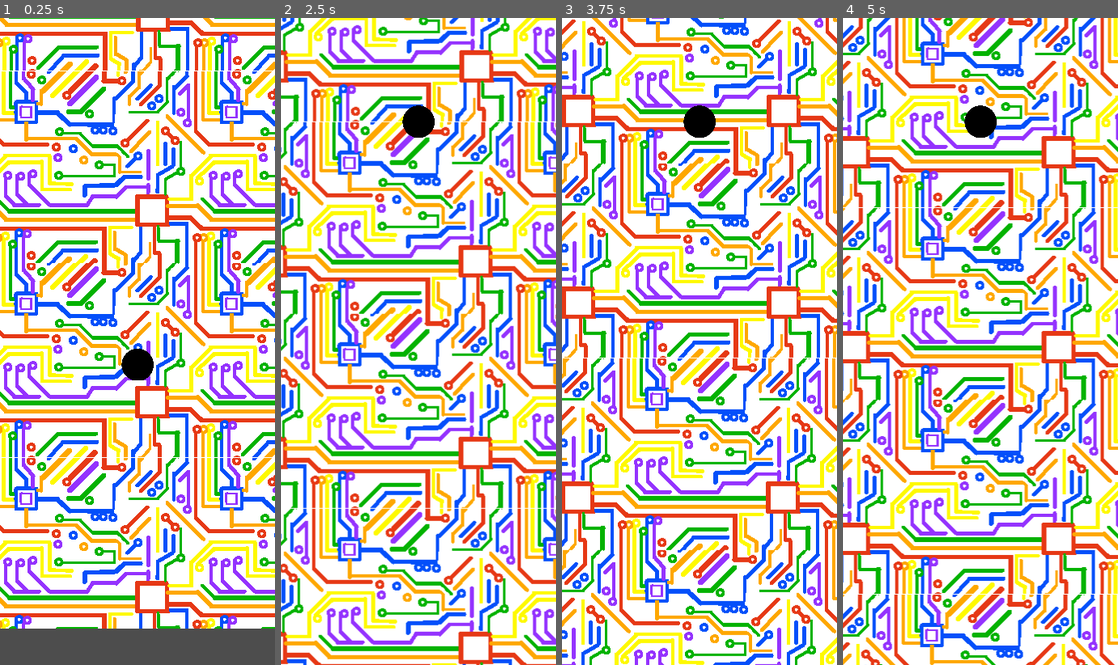
Above: before the commit, frames 1-4 (left to right).
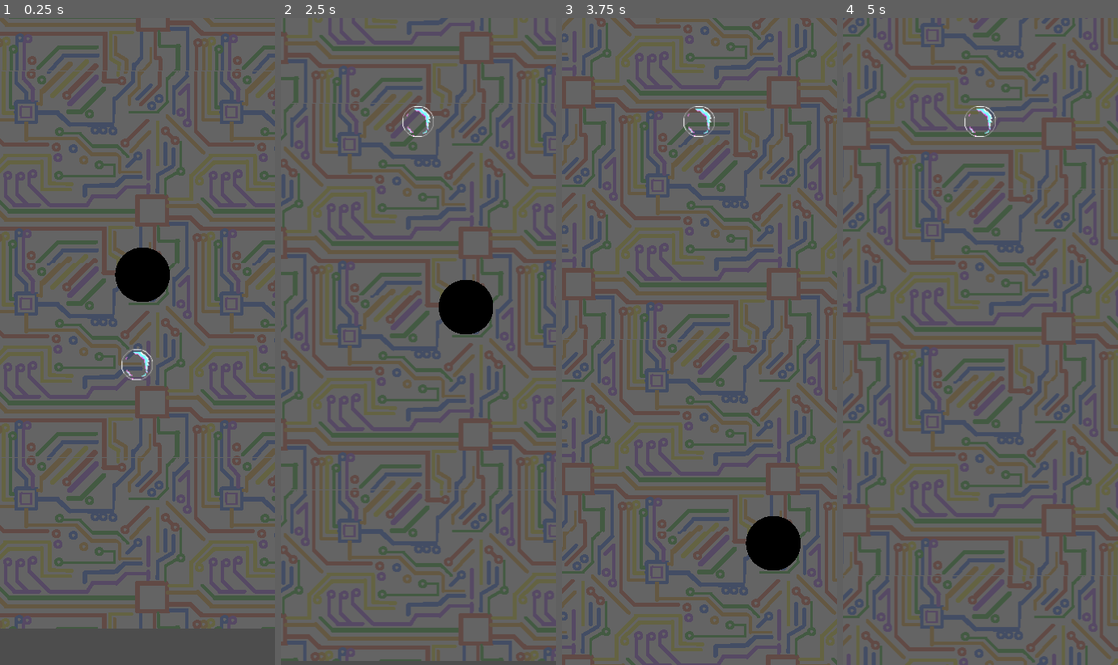
Above: after the commit, the same moments.

Repository: Fatdazz/GGJ2025
Game: Godot game, scene res://game.tscn
The game is run twice, just before and just after one commit, with the same random seed, the same clock (stepped at 60 frames per second) and the same inputs.
Inputs:
- Up to frame 1 (0.25 s): no input
- Up to frame 2 (2.5 s): hold E (1_right) 0.53-2.03 s; hold Q (1_left) from 2.03 s (still down)
- Up to frame 3 (3.75 s): release Q (1_left) at 2.78 s; hold E (1_right) from 2.78 s (still down)
- Up to frame 4 (5 s): release E (1_right) at 4.28 s; hold Q (1_left) from 4.28 s (still down)

The runs differ from the first frame. In frame 1, 94% of the frame differs, in the area x 0-100%, y 0-95%; in frame 2, 100%, in the area x 0-100%, y 0-100%; in frame 3, 100%; in frame 4, 100%.

Commit message:
Debut d'obstacle

Diff:
--- /dev/null
+++ b/ticktackbubble/game.gd
@@ -0,0 +1,14 @@
+extends Node2D
+
+
+# Called when the node enters the scene tree for the first time.
+func _ready() -> void:
+	pass # Replace with function body.
+
+
+# Called every frame. 'delta' is the elapsed time since the previous frame.
+func _process(delta: float) -> void:
+	pass
+
+func _on_joueur_hurt():
+	print("aïe")
--- a/ticktackbubble/game.tscn
+++ b/ticktackbubble/game.tscn
@@ -1,10 +1,14 @@
-[gd_scene load_steps=3 format=3 uid="uid://dg5ucdtr76cby"]
+[gd_scene load_steps=4 format=3 uid="uid://dg5ucdtr76cby"]
 
-[ext_resource type="PackedScene" path="res://level.tscn" id="1_7i7st"]
-[ext_resource type="PackedScene" uid="uid://caw648pewoddo" path="res://joueur.tscn" id="2_a4ye8"]
+[ext_resource type="PackedScene" uid="uid://bidkpi06y853c" path="res://level.tscn" id="1_7i7st"]
+[ext_resource type="Script" path="res://game.gd" id="1_hnob0"]
+[ext_resource type="PackedScene" uid="uid://bpjo3l3b4sal0" path="res://joueur.tscn" id="2_a4ye8"]
 
 [node name="Game" type="Node2D"]
+script = ExtResource("1_hnob0")
 
 [node name="Level" parent="." instance=ExtResource("1_7i7st")]
 
 [node name="Joueur" parent="." instance=ExtResource("2_a4ye8")]
+
+[connection signal="hurt" from="Joueur" to="." method="_on_joueur_hurt"]
--- a/ticktackbubble/joueur.gd
+++ b/ticktackbubble/joueur.gd
@@ -1,14 +1,11 @@
 extends Node2D
 
-
-const SPEED = 300.0
-const JUMP_VELOCITY = -200.0
+@export var JUMP_VELOCITY = -200.
 @export var VENTILO_VELOCITY = 50.
-
 @export var VITESSES = [1., 2., 3.]
-
 @onready var bubble = $Bubble
 
+signal hurt
 #TODO : diminuer la force avec la distance aux ventilo
 
 func change_vitesse(i):
@@ -44,3 +41,8 @@
 func blow(i):
 	bubble.velocity.x = i * -VENTILO_VELOCITY
 	bubble.velocity.y = -VENTILO_VELOCITY + JUMP_VELOCITY
+
+
+func _on_area_entered(area):
+	if area.is_in_group("obstacles"):
+		hurt.emit()
--- a/ticktackbubble/joueur.tscn
+++ b/ticktackbubble/joueur.tscn
@@ -1,7 +1,7 @@
-[gd_scene load_steps=4 format=3 uid="uid://caw648pewoddo"]
+[gd_scene load_steps=4 format=3 uid="uid://bpjo3l3b4sal0"]
 
 [ext_resource type="Script" path="res://joueur.gd" id="1_ovbos"]
-[ext_resource type="Texture2D" uid="uid://b1g4ph6gg5h3y" path="res://asset/Nouvelle Bubbles brouillon 2.png" id="2_636fq"]
+[ext_resource type="Texture2D" uid="uid://dt87fjtvwoqhk" path="res://asset/Bulle.png" id="2_geou4"]
 
 [sub_resource type="CircleShape2D" id="CircleShape2D_yykrm"]
 radius = 6.72055
@@ -23,8 +23,8 @@
 shape = SubResource("CircleShape2D_yykrm")
 
 [node name="Sprite2D" type="Sprite2D" parent="Bubble"]
-scale = Vector2(0.0235168, 0.0235168)
-texture = ExtResource("2_636fq")
+scale = Vector2(0.348915, 0.348915)
+texture = ExtResource("2_geou4")
 
 [node name="RemoteTransform2D" type="RemoteTransform2D" parent="Bubble"]
 scale = Vector2(0.05, 0.05)
--- a/ticktackbubble/level.tscn
+++ b/ticktackbubble/level.tscn
@@ -1,6 +1,7 @@
-[gd_scene load_steps=5 format=3 uid="uid://bidkpi06y853c"]
+[gd_scene load_steps=6 format=3 uid="uid://bidkpi06y853c"]
 
 [ext_resource type="Texture2D" uid="uid://h2jpyv583k7e" path="res://asset/background.png" id="1_xs0tg"]
+[ext_resource type="PackedScene" uid="uid://7u5hjw1au25d" path="res://obstacle.tscn" id="2_p1d5h"]
 
 [sub_resource type="RectangleShape2D" id="RectangleShape2D_rtde0"]
 size = Vector2(426, 23)
@@ -15,6 +16,7 @@
 position = Vector2(10, -4)
 
 [node name="Background" type="TextureRect" parent="."]
+modulate = Color(1, 1, 1, 0.133333)
 offset_left = -311.0
 offset_top = -4062.0
 offset_right = 289.0
@@ -23,6 +25,7 @@
 
 [node name="Walls" type="StaticBody2D" parent="."]
 position = Vector2(5, 63)
+scale = Vector2(0.840587, 2.14766)
 
 [node name="Floor" type="CollisionShape2D" parent="Walls"]
 position = Vector2(-26, 173)
@@ -35,3 +38,7 @@
 [node name="RightWall" type="CollisionShape2D" parent="Walls"]
 position = Vector2(168, -242.375)
 shape = SubResource("RectangleShape2D_h2bak")
+
+[node name="Obstacles" type="Node2D" parent="."]
+
+[node name="Obstacle" parent="Obstacles" instance=ExtResource("2_p1d5h")]
--- /dev/null
+++ b/ticktackbubble/obstacle.gd
@@ -0,0 +1,12 @@
+extends Area2D
+
+@export var VITESSE_ROTATION = 0.
+
+# Called when the node enters the scene tree for the first time.
+func _ready() -> void:
+	pass # Replace with function body.
+
+
+# Called every frame. 'delta' is the elapsed time since the previous frame.
+func _process(delta: float) -> void:
+	pass
--- a/ticktackbubble/obstacle.tscn
+++ b/ticktackbubble/obstacle.tscn
@@ -1,16 +1,17 @@
-[gd_scene load_steps=3 format=3 uid="uid://7u5hjw1au25d"]
+[gd_scene load_steps=4 format=3 uid="uid://7u5hjw1au25d"]
 
-[ext_resource type="Texture2D" uid="uid://ctpy3gp86fci3" path="res://asset/bouh_content.png" id="1_0o56x"]
+[ext_resource type="Script" path="res://obstacle.gd" id="1_3i4j1"]
+[ext_resource type="Texture2D" uid="uid://b1g4ph6gg5h3y" path="res://asset/obstacle.png" id="2_wicaq"]
 
 [sub_resource type="CircleShape2D" id="CircleShape2D_w3mhk"]
 radius = 35.5106
 
-[node name="Obstacle" type="StaticBody2D"]
+[node name="Obstacle" type="Area2D" groups=["obstacles"]]
+script = ExtResource("1_3i4j1")
 
 [node name="CollisionShape2D" type="CollisionShape2D" parent="."]
 shape = SubResource("CircleShape2D_w3mhk")
 
 [node name="Sprite2D" type="Sprite2D" parent="."]
-position = Vector2(-1, 2)
-scale = Vector2(0.070098, 0.070098)
-texture = ExtResource("1_0o56x")
+scale = Vector2(0.120001, 0.120001)
+texture = ExtResource("2_wicaq")
--- a/ticktackbubble/project.godot
+++ b/ticktackbubble/project.godot
@@ -20,6 +20,10 @@
 window/size/viewport_width=340
 window/size/viewport_height=800
 window/handheld/orientation=1
+
+[global_group]
+
+obstacles=""
 
 [input]
 
Binary file added: ticktackbubble/asset/Bulle.png
Not shown, added: ticktackbubble/asset/Bulle.png.import
Binary file added: ticktackbubble/asset/Camera.png
Not shown, changed: ticktackbubble/asset/Camera.png.import
Renamed: ticktackbubble/asset/Nouvelle Bubbles brouillon 2.png -> ticktackbubble/asset/obstacle.png
Not shown, added: ticktackbubble/asset/obstacle.png.import
